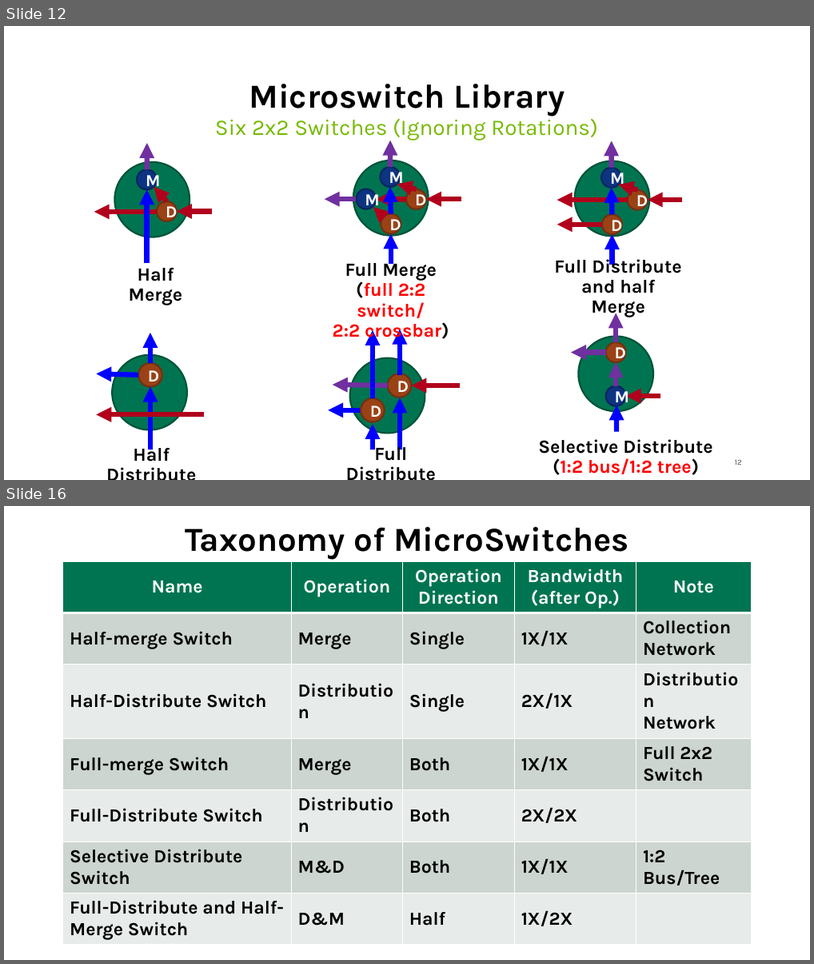
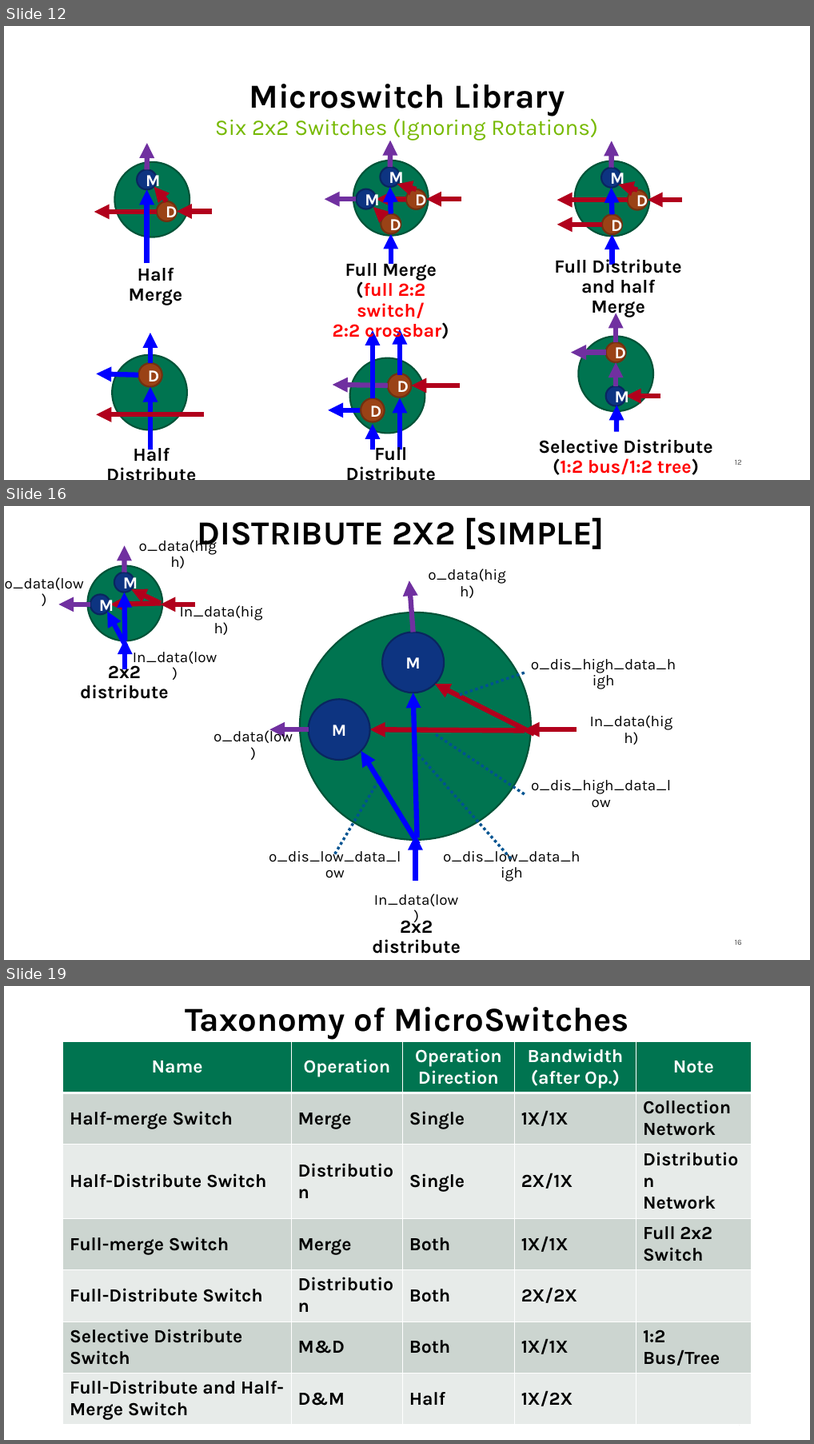
Before and after one commit to georgia-tech-synergy-lab/AcceleratorNoC, a slide deck: microswitch.pptx. Shown one above the other, each under a label of ours: slides 12 and 16 before the commit, slides 12, 16 and 19 after it; the slides between them are not shown. The pictures are 814x964 and 814x1444 pixels, drawn with LibreOffice and Linux fonts; fonts in the diff are those of the drawing. Boxes give left, top, right and bottom in pixels: in the first picture for what was removed or moved away, otherwise in the second. Text is boxed around its words. In the diff, an @@ line names an element or a change of style, - is before the commit and + after.

Commit message:
add simple 2x2 switch

```diff
--- a/microswitch.pptx
+++ b/microswitch.pptx
@@ slide 16 added at (4, 506, 810, 960), background #FFFFFF; not listed: 1 template element that a slide beside it also shows @@
@@ title added at (198, 517, 605, 553), 40 pt, text #000000, bold @@
+DISTRIBUTE 2X2 [SIMPLE]
@@ text added at (139, 537, 676, 673), 18 pt, text #000000 @@
+o_data(high)
@@ text added at (5, 577, 84, 590), 18 pt, text #000000 @@
+o_data(low)
@@ text added at (428, 568, 506, 584), 18 pt, text #000000 @@
+o_data(high)
@@ group added at (58, 545, 195, 668): 7 arrows, 3 ellipses @@
+M
+M
@@ arrow added from (126, 646) to (107, 612), #0000FF 6 pt @@
@@ text added at (180, 603, 263, 620), 18 pt, text #000000 @@
+In_data(high)
@@ text added at (80, 661, 169, 699), 22.2 pt, text #000000, bold @@
+2x2 distribute
@@ text added at (133, 651, 217, 667), 18 pt, text #000000 @@
+In_data(low)
@@ line added from (525, 672) to (458, 696), #005492 3.25 pt dashed @@
@@ text added at (531, 659, 676, 673), 18 pt, text #000000 @@
+o_dis_high_data_high
@@ text added at (531, 715, 674, 794), 18 pt, text #000000 @@
+In_data(high)
@@ text added at (214, 728, 293, 743), 18 pt, text #000000 @@
+o_data(low)
@@ group added at (270, 580, 576, 880): 7 arrows, 3 ellipses @@
+M
+M
@@ line added from (525, 794) to (435, 734), #005492 3.25 pt dashed @@
@@ arrow added from (418, 844) to (361, 751), #0000FF 6 pt @@
@@ line added from (511, 859) to (418, 754), #005492 3.25 pt dashed @@
@@ line added from (335, 854) to (382, 774), #005492 3.25 pt dashed @@
@@ text added at (531, 780, 671, 794), 18 pt, text #000000 @@
+o_dis_high_data_low
@@ text added at (269, 848, 581, 862), 18 pt, text #000000 @@
+o_dis_low_data_low
@@ text added at (443, 848, 581, 862), 18 pt, text #000000 @@
+o_dis_low_data_high
@@ text added at (374, 893, 458, 906), 18 pt, text #000000 @@
+In_data(low)
@@ text added at (372, 916, 461, 953), 22.2 pt, text #000000, bold @@
+2x2 distribute
@@ what was slide 16 is now slide 19 @@
```
Also in this commit, not shown: 3 slides changed, 2 other slides added, 5 other files.
